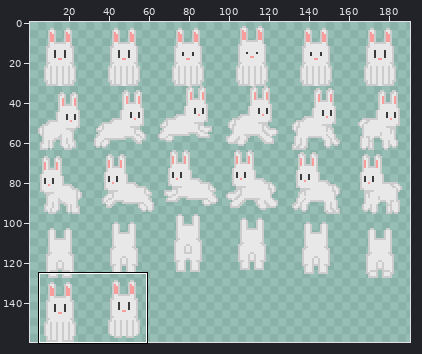
Two versions of one sprite sheet, res/bunny.png. The picture above shows the old version from afar; the outline marks the close-up.
Close-up. Before the commit:
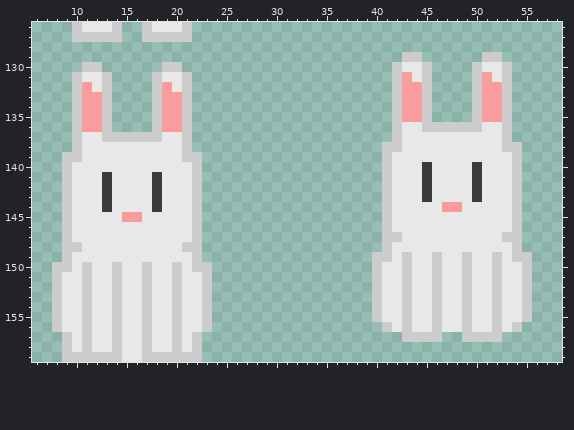
The file is 192x160 pixels. Colours within 5 levels of each other are drawn and written as one. Shown: x 6..58, y 126..159. The wide view leaves out empty margins.
New version:
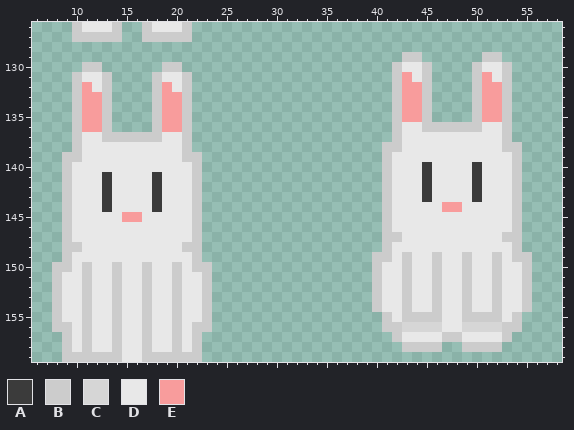
Palette (. is transparent): A #3b3b3b  B #cccccc  C #d6d6d6  D #e8e8e8  E #f89c9c
Log entry: work on hop forward animation
From old to new:
@@ x 6..58 @@
 154 ..BDDBDDBDDBDDBDDB................BDDBDDBDDBDDBDDB...
-155 ..BDDBDDBDDBDDBDDB................BDDBDDBDDBDDBDDB...
-156 ..BDDBDDBDDBDDBDDB.................BDBDDBDDBDDBDB....
-157 ...BDBDDBDDBDDBDB....................BBBB..BBBB......
-158 ...BDBDDBDDBDDBDB....................................
+155 ..BDDBDDBDDBDDBDDB.................BDBBBBDDBBBBDB....
+156 ..BBDBDDBDDBDDBDBB.................BBCCCCDDCCCCBB....
+157 ...BDBDDBDDBDDBDB...................BDDDDBBDDDDB.....
+158 ...BDBDDBDDBDDBDB....................BBBB..BBBB......
 159 ...BBBBBBDDBBBBBB....................................
Changed places in both close-ups, as pixel boxes (x1, y1, x2, y2):
changed: (372, 312, 532, 352)
changed: (62, 322, 72, 332)
changed: (192, 322, 202, 332)
